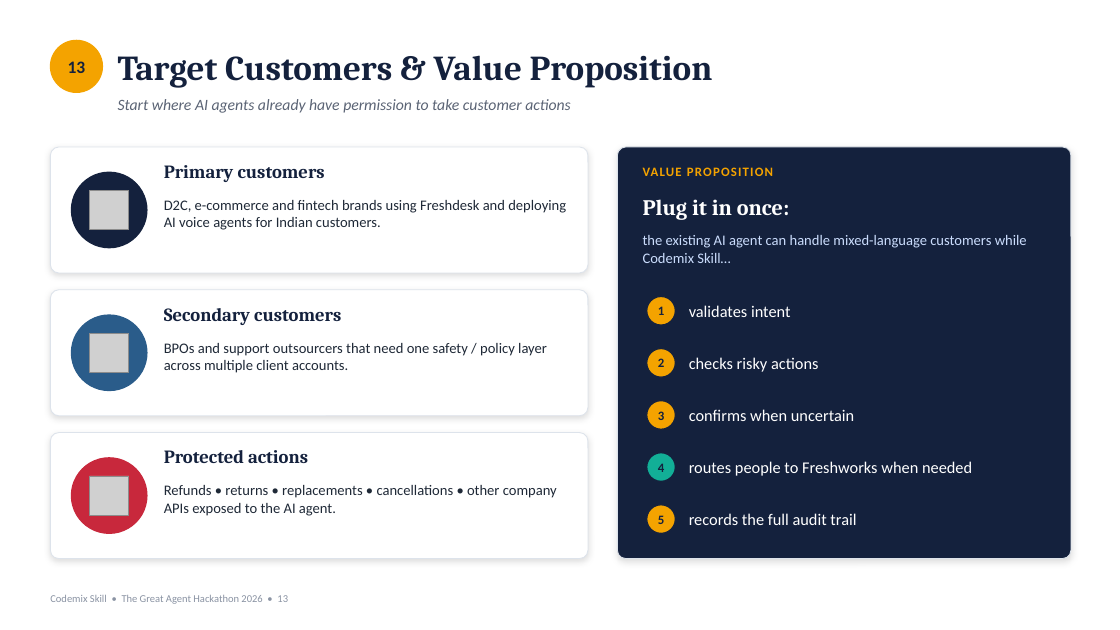
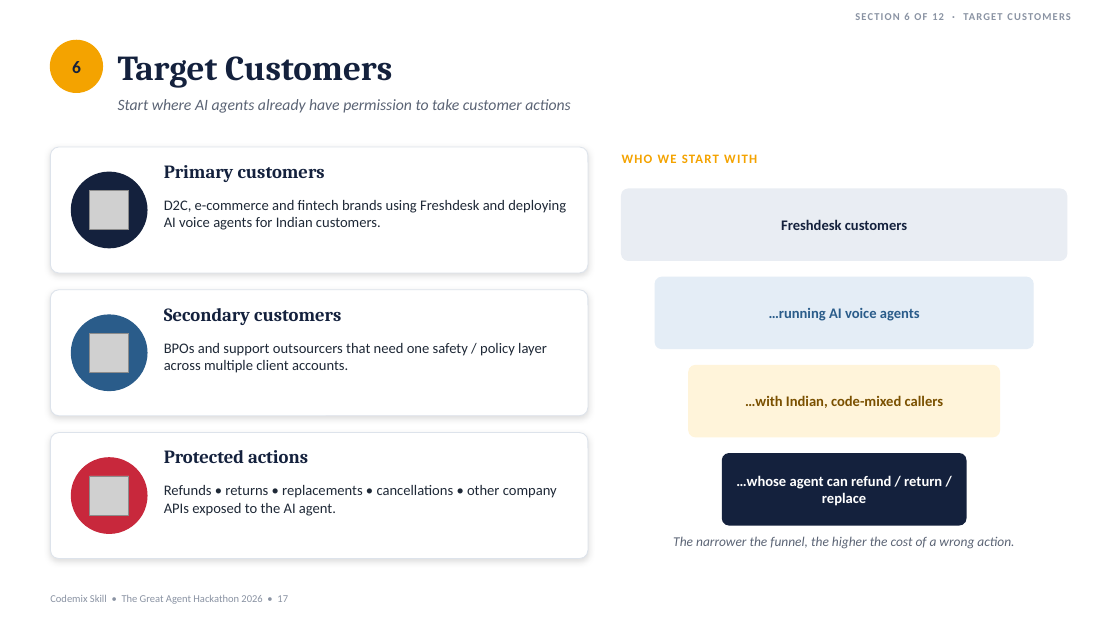
Before and after one commit to ramanathanmani/great-agent-hackathon-2026, a slide deck: slide 17 of docs/presentation/CodemixSkill-Judge-Ready.pptx (slide 13 before the commit). Drawn at 1120x630 pixels with LibreOffice and Linux fonts; fonts in the diff are those of the drawing; grey boxes stand for pictures. Boxes give left, top, right and bottom in pixels: in the first picture for what was removed or moved away, otherwise in the second. Text is boxed around its words. In the diff, an @@ line names an element or a change of style, - is before the commit and + after.

```diff
--- a/docs/presentation/CodemixSkill-Judge-Ready.pptx
+++ b/docs/presentation/CodemixSkill-Judge-Ready.pptx
@@ text added at [904, 13, 909, 20], 9 pt, text #8A93A3, bold @@
+SECTION 6 OF 12 · TARGET CUSTOMERS
@@ text at [118, 56, 392, 88]: text changed @@
-Target Customers & Value Proposition
+Target Customers
@@ text at [72, 61, 81, 73]: text changed @@
-13
+6
@@ rounded rectangle removed at [618, 147, 1071, 559] @@
@@ text added at [622, 154, 757, 163], 11 pt, text #F4A300, bold @@
+WHO WE START WITH
@@ text removed at [643, 167, 773, 176] @@
-VALUE PROPOSITION
@@ rounded rectangle added at [622, 189, 1067, 260], fill #E9EDF3, outline #E9EDF3 1 pt, 12.5 pt, text #14213D, bold @@
+Freshdesk customers
@@ text removed at [643, 199, 789, 220] @@
-Plug it in once:
@@ text removed at [643, 235, 1027, 263] @@
-the existing AI agent can handle mixed-language customers while Codemix Skill…
@@ ellipse removed at [647, 297, 676, 325] @@
@@ rounded rectangle added at [655, 277, 1033, 349], fill #E4EDF6, outline #E4EDF6 1 pt, 12.5 pt, text #2A5C8A, bold @@
+…running AI voice agents
@@ text removed at [658, 306, 664, 315] @@
-1
@@ text removed at [689, 305, 791, 317] @@
-validates intent
@@ ellipse removed at [647, 349, 676, 377] @@
@@ text removed at [658, 358, 664, 367] @@
-2
@@ text removed at [689, 357, 818, 372] @@
-checks risky actions
@@ rounded rectangle added at [689, 365, 1000, 437], fill #FFF4DA, outline #FFF4DA 1 pt, 12.5 pt, text #7A5000, bold @@
+…with Indian, code-mixed callers
@@ ellipse removed at [647, 401, 676, 429] @@
@@ text removed at [658, 411, 664, 420] @@
-3
@@ text removed at [689, 409, 854, 421] @@
-confirms when uncertain
@@ ellipse removed at [647, 453, 676, 481] @@
@@ text removed at [658, 463, 664, 472] @@
-4
@@ text removed at [689, 461, 972, 476] @@
-routes people to Freshworks when needed
@@ rounded rectangle added at [723, 454, 966, 525], fill #14213D, outline #14213D 1 pt, 12.5 pt, text #FFFFFF, bold @@
+…whose agent can refund / return / replace
@@ ellipse removed at [647, 505, 676, 534] @@
@@ text removed at [658, 515, 664, 524] @@
-5
@@ text added at [673, 536, 1014, 549], 11.5 pt, text #5B6475, italic @@
+The narrower the funnel, the higher the cost of a wrong action.
@@ text removed at [689, 513, 856, 525] @@
-records the full audit trail
```
Also in this commit, not shown: 16 other slides changed, 6 slides added, 7 slides removed, 2 other files.
